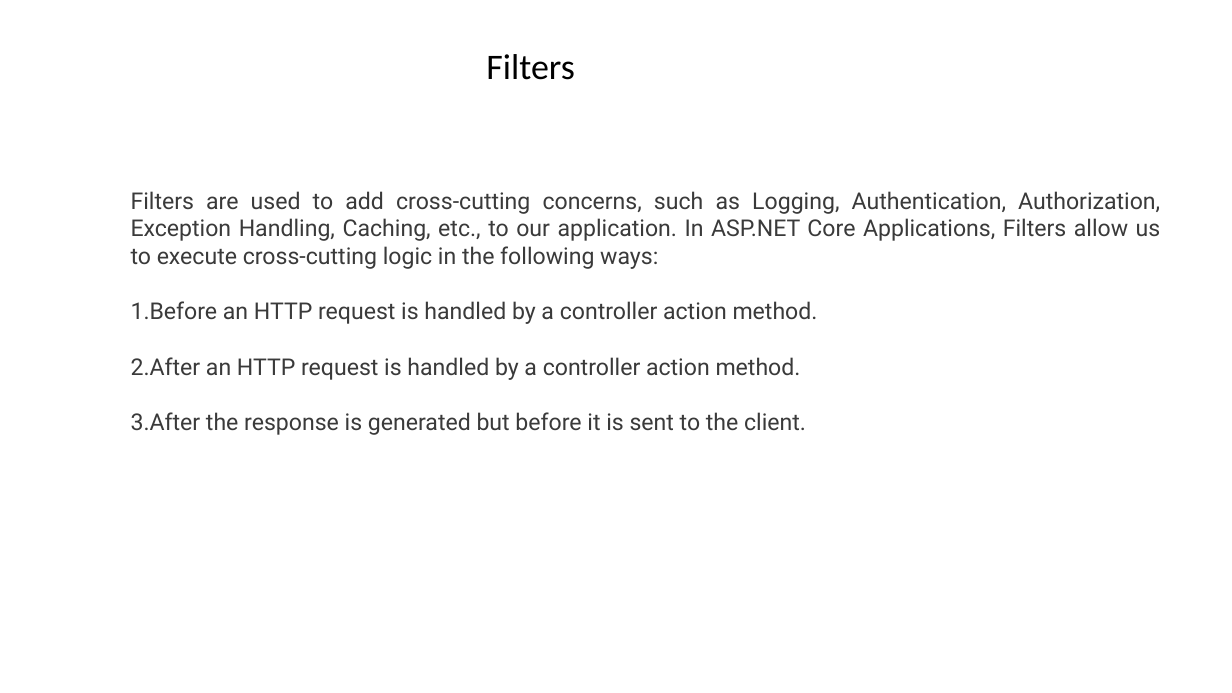
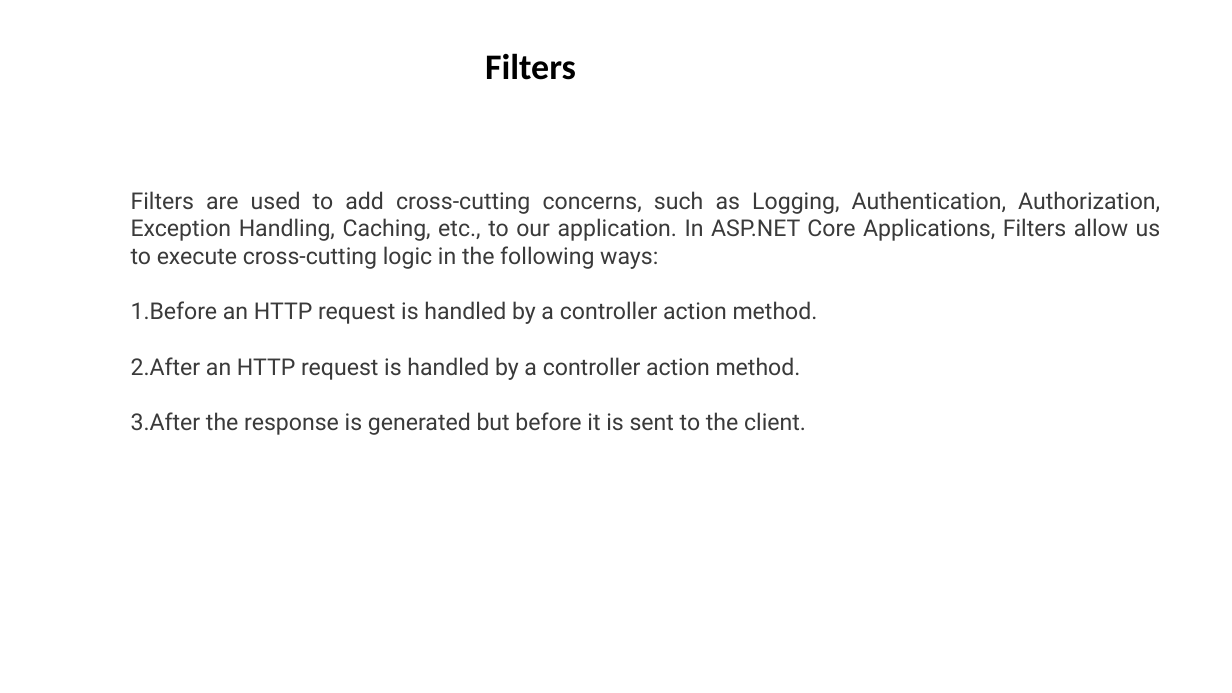
Before and after one commit to NareshESSPL/DotNetTraining, a slide deck: slide 16 of Documents/MVC.pptm (slide 15 before the commit). Drawn at 1232x693 pixels with LibreOffice and Linux fonts; fonts in the diff are those of the drawing. Boxes give left, top, right and bottom in pixels: in the first picture for what was removed or moved away, otherwise in the second. Text is boxed around its words. In the diff, an @@ line names an element or a change of style, - is before the commit and + after.

```diff
--- a/Documents/MVC.pptm
+++ b/Documents/MVC.pptm
@@ text "Filters" at (485,53,576,80): bold on @@
```
Also in this commit, not shown: 4 other slides changed, 3 slides added, 2 slides removed, 33 other files.
